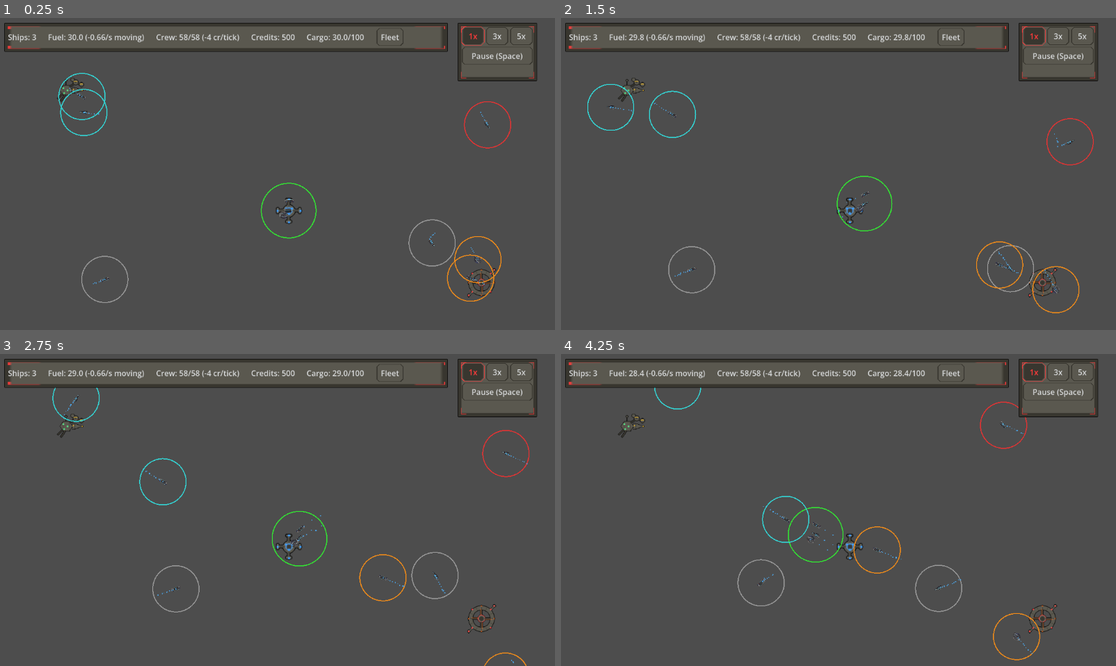
Above: before the commit, frames 1-4 (two rows, left to right).
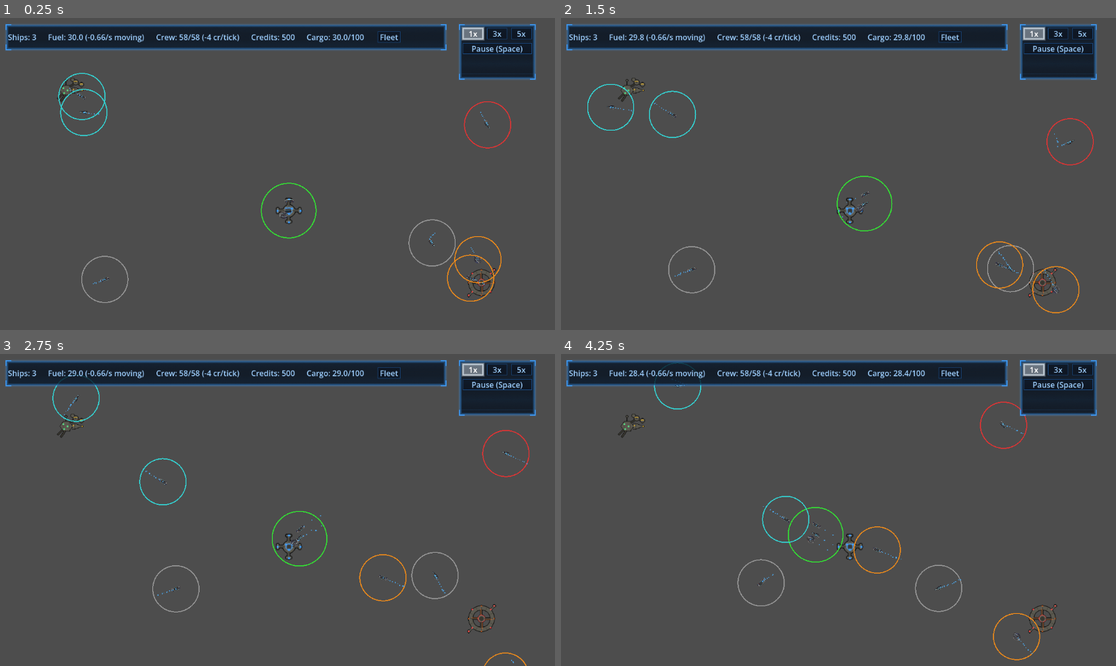
Above: after the commit, the same moments.

Repository: darthlemi/SpaceGame
Game: Godot game, scene res://scenes/campaign/campaign_scene.tscn
The game is run twice, just before and just after one commit, with the same random seed, the same clock (stepped at 60 frames per second) and the same inputs.
Inputs (mouse positions are in pixels of both pictures, inside the frame that each line leads up to):
- Up to frame 1 (0.25 s): no input
- Up to frame 2 (1.5 s): tap Enter at 0.5 s; move the mouse to (960, 158) at 0.52 s; hold D 0.53-1.25 s; hold 4 (formation_box) 0.53-1.25 s; click (960, 158) at 0.67 s; tap Space at 0.77 s; click "1x" at 1.25 s
- Up to frame 3 (2.75 s): drag from (166, 525) to (288, 547) at 2.02 s
- Up to frame 4 (4.25 s): move the mouse to (894, 441) at 2.77 s; hold D 2.78-3.5 s; hold 2 (formation_line) 2.78-3.5 s; drag from (810, 572) to (633, 425) at 3.52 s

The runs differ from the first frame. In frame 1, 10% of the frame differs, in the area x 0-97%, y 1-21%; in frame 2, 10%; in frame 3, 10%; in frame 4, 10%.

Commit message:
Render cobalt holo UI chrome in Blender and retheme
holo_ui.py renders the five 9-slice button/panel textures; theme.tres
tiles them (axis_stretch TILE) with cobalt font colours. test_theme.gd
pins margins, tile modes and colours.

Co-Authored-By: Claude Opus 5.5 <noreply@anthropic.com>

Diff:
--- a/assets/ui/theme.tres
+++ b/assets/ui/theme.tres
@@ -8,38 +8,68 @@
 
 [sub_resource type="StyleBoxTexture" id="StyleBoxTexture_panel"]
 texture = ExtResource("1")
-texture_margin_left = 7.0
-texture_margin_top = 7.0
-texture_margin_right = 7.0
-texture_margin_bottom = 7.0
+texture_margin_left = 15.0
+texture_margin_top = 15.0
+texture_margin_right = 15.0
+texture_margin_bottom = 15.0
+content_margin_left = 8.0
+content_margin_top = 8.0
+content_margin_right = 8.0
+content_margin_bottom = 8.0
+axis_stretch_horizontal = 1
+axis_stretch_vertical = 1
 
 [sub_resource type="StyleBoxTexture" id="StyleBoxTexture_btn_normal"]
 texture = ExtResource("2")
-texture_margin_left = 10.0
-texture_margin_top = 8.0
-texture_margin_right = 10.0
-texture_margin_bottom = 8.0
+texture_margin_left = 6.0
+texture_margin_top = 6.0
+texture_margin_right = 6.0
+texture_margin_bottom = 6.0
+content_margin_left = 8.0
+content_margin_top = 3.0
+content_margin_right = 8.0
+content_margin_bottom = 3.0
+axis_stretch_horizontal = 1
+axis_stretch_vertical = 1
 
 [sub_resource type="StyleBoxTexture" id="StyleBoxTexture_btn_hover"]
 texture = ExtResource("3")
-texture_margin_left = 10.0
-texture_margin_top = 8.0
-texture_margin_right = 10.0
-texture_margin_bottom = 8.0
+texture_margin_left = 6.0
+texture_margin_top = 6.0
+texture_margin_right = 6.0
+texture_margin_bottom = 6.0
+content_margin_left = 8.0
+content_margin_top = 3.0
+content_margin_right = 8.0
+content_margin_bottom = 3.0
+axis_stretch_horizontal = 1
+axis_stretch_vertical = 1
 
 [sub_resource type="StyleBoxTexture" id="StyleBoxTexture_btn_pressed"]
 texture = ExtResource("4")
-texture_margin_left = 10.0
-texture_margin_top = 8.0
-texture_margin_right = 10.0
-texture_margin_bottom = 8.0
+texture_margin_left = 6.0
+texture_margin_top = 6.0
+texture_margin_right = 6.0
+texture_margin_bottom = 6.0
+content_margin_left = 8.0
+content_margin_top = 3.0
+content_margin_right = 8.0
+content_margin_bottom = 3.0
+axis_stretch_horizontal = 1
+axis_stretch_vertical = 1
 
 [sub_resource type="StyleBoxTexture" id="StyleBoxTexture_btn_disabled"]
 texture = ExtResource("5")
-texture_margin_left = 10.0
-texture_margin_top = 8.0
-texture_margin_right = 10.0
-texture_margin_bottom = 8.0
+texture_margin_left = 6.0
+texture_margin_top = 6.0
+texture_margin_right = 6.0
+texture_margin_bottom = 6.0
+content_margin_left = 8.0
+content_margin_top = 3.0
+content_margin_right = 8.0
+content_margin_bottom = 3.0
+axis_stretch_horizontal = 1
+axis_stretch_vertical = 1
 
 [resource]
 Panel/styles/panel = SubResource("StyleBoxTexture_panel")
@@ -49,9 +79,9 @@
 Button/styles/hover_pressed = SubResource("StyleBoxTexture_btn_pressed")
 Button/styles/disabled = SubResource("StyleBoxTexture_btn_disabled")
 Button/styles/focus = SubResource("StyleBoxTexture_btn_hover")
-Button/colors/font_color = Color(0.847059, 0.854902, 0.858824, 1)
-Button/colors/font_hover_color = Color(1, 0.231373, 0.231373, 1)
-Button/colors/font_pressed_color = Color(1, 0.231373, 0.231373, 1)
-Button/colors/font_hover_pressed_color = Color(1, 0.231373, 0.231373, 1)
-Button/colors/font_disabled_color = Color(0.345098, 0.337255, 0.286275, 1)
-Label/colors/font_color = Color(0.847059, 0.854902, 0.858824, 1)
+Button/colors/font_color = Color(0.623529, 0.815686, 1, 1)
+Button/colors/font_hover_color = Color(1, 1, 1, 1)
+Button/colors/font_pressed_color = Color(1, 1, 1, 1)
+Button/colors/font_hover_pressed_color = Color(1, 1, 1, 1)
+Button/colors/font_disabled_color = Color(0.101961, 0.305882, 0.541176, 1)
+Label/colors/font_color = Color(0.623529, 0.815686, 1, 1)
--- a/tests/run_tests.gd
+++ b/tests/run_tests.gd
@@ -44,6 +44,7 @@
 		preload("res://tests/test_skirmish_resolution.gd"),
 		preload("res://tests/test_battle_resolution.gd"),
 		preload("res://tests/test_refit_catalog.gd"),
+		preload("res://tests/test_theme.gd"),
 	]
 	var total_failures := 0
 	for script in test_scripts:
--- /dev/null
+++ b/tests/test_theme.gd
@@ -0,0 +1,56 @@
+extends RefCounted
+
+const THEME_PATH := "res://assets/ui/theme.tres"
+const TEXT_COLOR := Color("#9fd0ff")
+const DIM_ACCENT := Color("#1a4e8a")
+
+static func run() -> Array[String]:
+	var failures: Array[String] = []
+	var theme: Theme = load(THEME_PATH)
+	if theme == null:
+		failures.append("theme: failed to load %s" % THEME_PATH)
+		return failures
+
+	var boxes := {
+		"Panel/panel": theme.get_stylebox("panel", "Panel"),
+		"Button/normal": theme.get_stylebox("normal", "Button"),
+		"Button/hover": theme.get_stylebox("hover", "Button"),
+		"Button/pressed": theme.get_stylebox("pressed", "Button"),
+		"Button/disabled": theme.get_stylebox("disabled", "Button"),
+	}
+	for key in boxes:
+		_check_stylebox(key, boxes[key], failures)
+
+	_check_color(theme, "font_color", "Button", TEXT_COLOR, failures)
+	_check_color(theme, "font_hover_color", "Button", Color.WHITE, failures)
+	_check_color(theme, "font_pressed_color", "Button", Color.WHITE, failures)
+	_check_color(theme, "font_hover_pressed_color", "Button", Color.WHITE, failures)
+	_check_color(theme, "font_disabled_color", "Button", DIM_ACCENT, failures)
+	_check_color(theme, "font_color", "Label", TEXT_COLOR, failures)
+	return failures
+
+static func _check_stylebox(key: String, box: StyleBox, failures: Array[String]) -> void:
+	var tex_box := box as StyleBoxTexture
+	if tex_box == null:
+		failures.append("theme %s: expected StyleBoxTexture, got %s" % [key, box])
+		return
+	var tex := tex_box.texture
+	if tex == null:
+		failures.append("theme %s: texture is null" % key)
+		return
+	var margin_w := tex_box.texture_margin_left + tex_box.texture_margin_right
+	var margin_h := tex_box.texture_margin_top + tex_box.texture_margin_bottom
+	if margin_w >= tex.get_width():
+		failures.append("theme %s: horizontal margins %s leave no centre in %d px" % [key, margin_w, tex.get_width()])
+	if margin_h >= tex.get_height():
+		failures.append("theme %s: vertical margins %s leave no centre in %d px" % [key, margin_h, tex.get_height()])
+	# Tiling keeps scanline and dash pitch; stretching smears the pattern.
+	if tex_box.axis_stretch_horizontal != StyleBoxTexture.AXIS_STRETCH_MODE_TILE:
+		failures.append("theme %s: axis_stretch_horizontal is %d, expected TILE" % [key, tex_box.axis_stretch_horizontal])
+	if tex_box.axis_stretch_vertical != StyleBoxTexture.AXIS_STRETCH_MODE_TILE:
+		failures.append("theme %s: axis_stretch_vertical is %d, expected TILE" % [key, tex_box.axis_stretch_vertical])
+
+static func _check_color(theme: Theme, color_name: String, type_name: String, expected: Color, failures: Array[String]) -> void:
+	var actual := theme.get_color(color_name, type_name)
+	if not actual.is_equal_approx(expected):
+		failures.append("theme %s/%s: expected %s, got %s" % [type_name, color_name, expected.to_html(), actual.to_html()])
Binary file changed: assets/sprites/ui/button_disabled.png
Binary file changed: assets/sprites/ui/button_hover.png
Binary file changed: assets/sprites/ui/button_normal.png
Binary file changed: assets/sprites/ui/button_pressed.png
Binary file changed: assets/sprites/ui/panel_frame.png
Not shown, added: tests/test_theme.gd.uid
